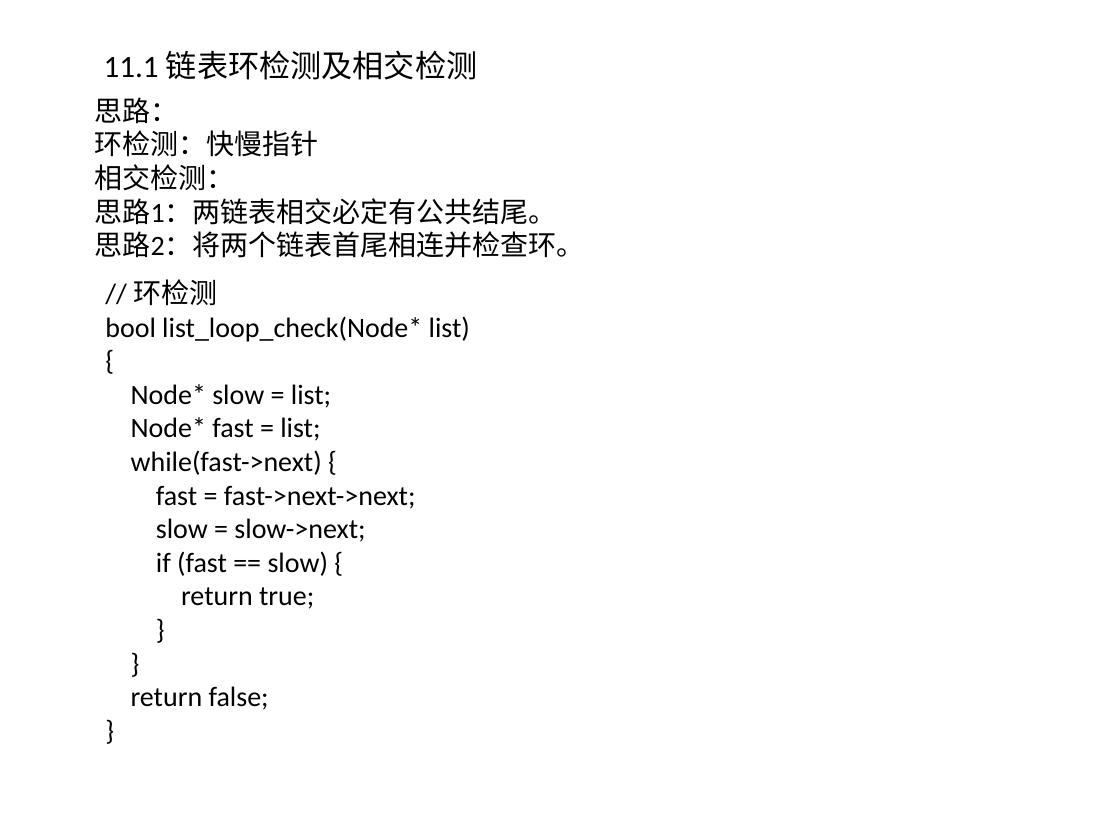
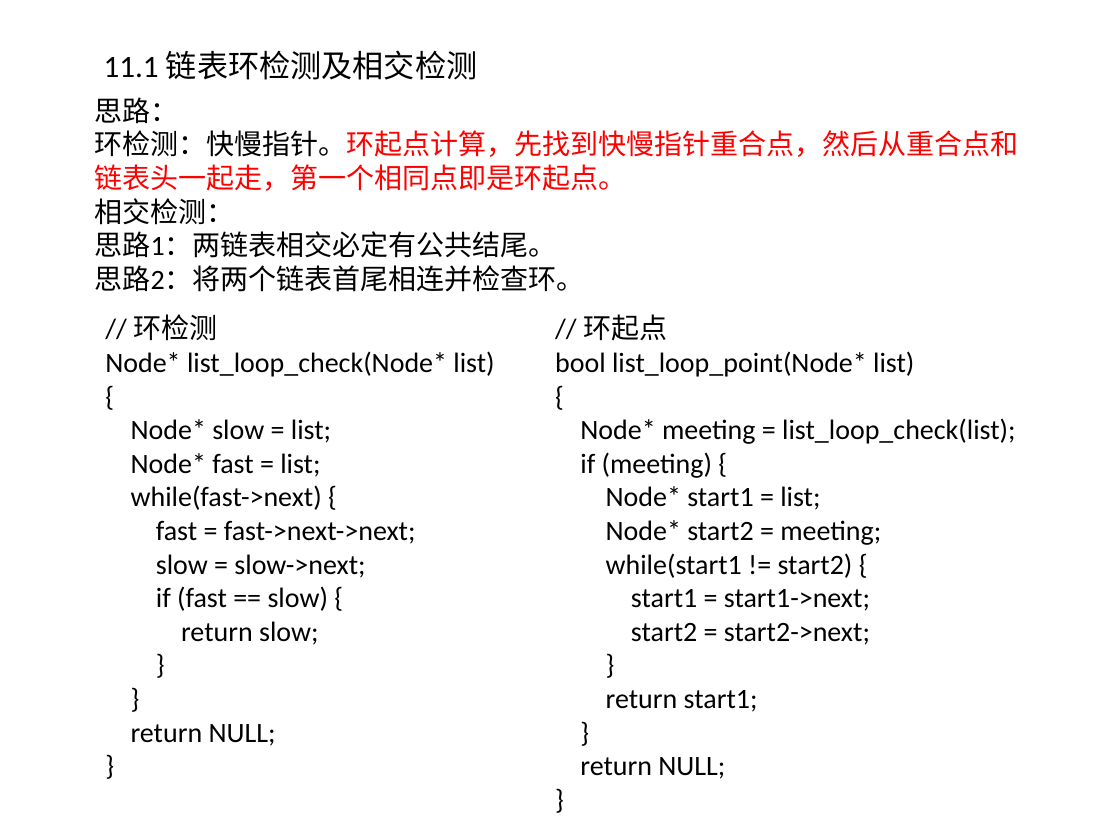
Before and after one commit to willkk/go, a slide deck: slide 17 of algos_summary.pptx. Drawn at 1120x840 pixels with LibreOffice and Linux fonts; fonts in the diff are those of the drawing. Boxes give left, top, right and bottom in pixels: in the first picture for what was removed or moved away, otherwise in the second. Text is boxed around its words. In the diff, an @@ line names an element or a change of style, - is before the commit and + after.

```diff
--- a/algos_summary.pptx
+++ b/algos_summary.pptx
@@ text at [95,130,1019,191]: text changed; text colour #000000 to #FF0000 @@
-环检测：快慢指针
+环检测：快慢指针。环起点计算，先找到快慢指针重合点，然后从重合点和链表头一起走，第一个相同点即是环起点。
@@ text "// 环检测": place and size @@
-text "// 环检测" at [105,279,470,710]
+text "// 环检测" at [105,314,494,746]
@@ text added at [555,314,1016,779], 18 pt, text #000000 @@
+// 环起点
+bool list_loop_point(Node* list)
+{
+Node* meeting = list_loop_check(list);
+if (meeting) {
+Node* start1 = list;
+Node* start2 = meeting;
+while(start1 != start2) {
+start1 = start1->next;
+start2 = start2->next;
+}
+return start1;
+}
+return NULL;
+}
@@ text at [105,351,494,377]: text changed @@
-bool list_loop_check(Node* list)
+Node* list_loop_check(Node* list)
@@ text at [181,621,318,645]: text changed @@
-return true;
+return slow;
@@ text at [131,724,276,746]: text changed @@
-return false;
+return NULL;
```
Also in this commit, not shown: 2 other slides changed, 1 other file.
